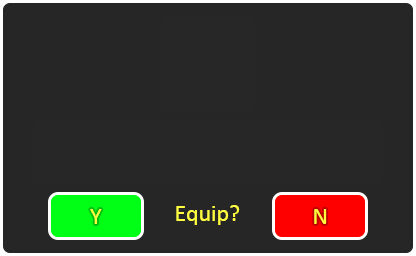
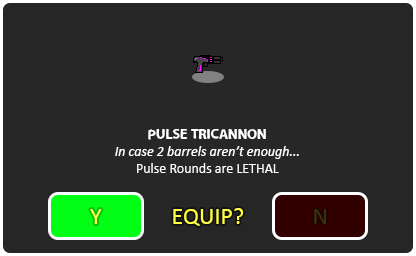
Layers edited between the first and the second 416x256 image:
added layer "PULSE TRICANNON In case 2 barrels aren’t enough... Pulse Rounds" above "DIAMONDIUM ARMOR Forged through the sweat and tears of voxel mi" over [115, 129, 299, 173]
added layer "Layer 2" above "diamond" over [193, 55, 223, 73]
added layer "Layer 1" above "Rounded Rectangle 2" over [192, 71, 224, 83]
added group "Base" with 6 layers over [171, 208, 327, 226]
renamed "Equip?" to "EQUIP?", moved it into group "Base", painted on it over [173, 205, 244, 226]
moved "N" into group "Base", painted on it over [314, 209, 327, 224]
